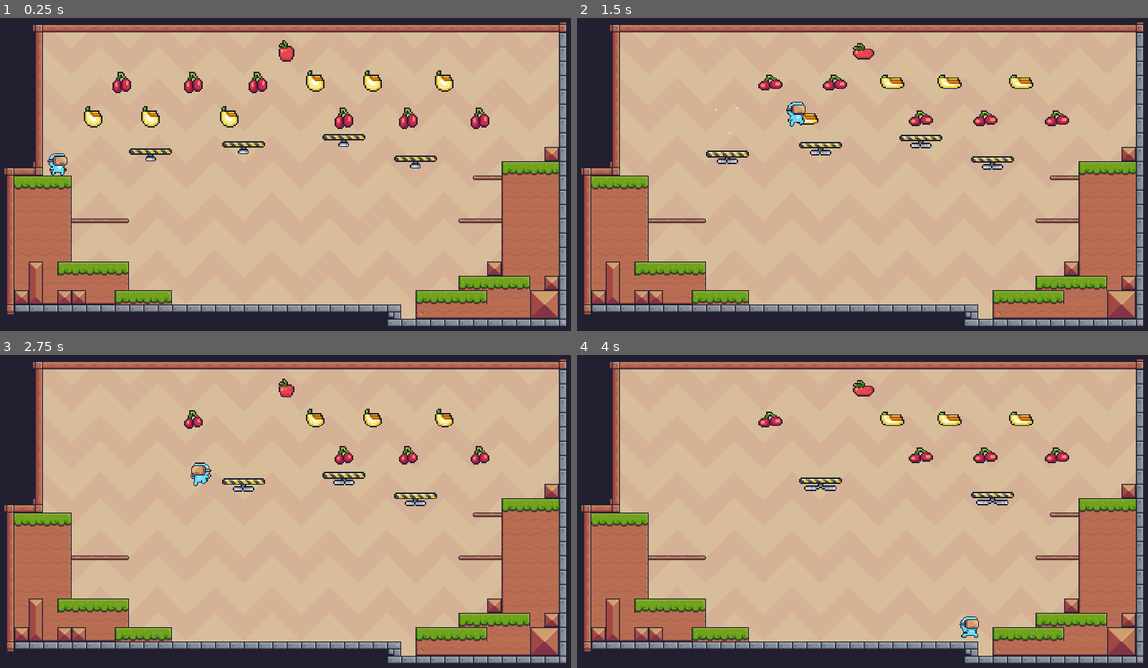
Above: before the commit, frames 1-4 (two rows, left to right).
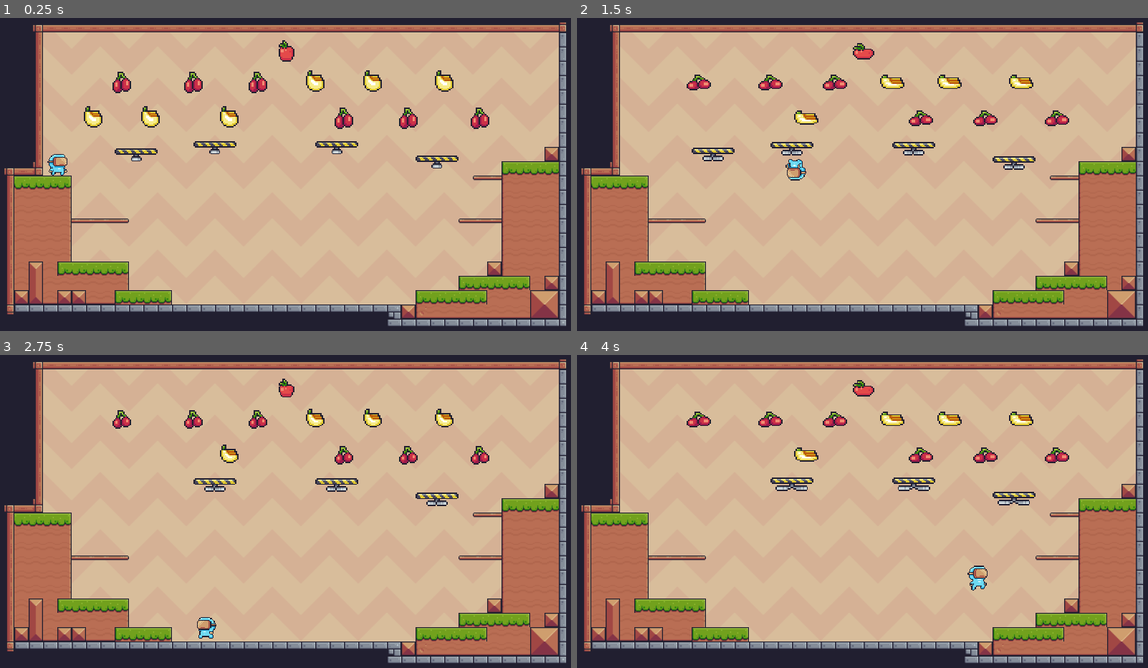
Above: after the commit, the same moments.

Repository: Pnsadeghy/2d_platformer_game_godot
Game: Godot game, scene res://scenes/levels/level_0001.tscn
The game is run twice, just before and just after one commit, with the same random seed, the same clock (stepped at 60 frames per second) and the same inputs.
Inputs:
- Up to frame 1 (0.25 s): no input
- Up to frame 2 (1.5 s): hold Space (jump) 0.53-1.28 s; hold Right (right) from 0.53 s (still down); tap Space (jump) at 1.35 s
- Up to frame 3 (2.75 s): tap Space (jump) at 1.52, 1.82 s; release Right (right) at 2.03 s; hold Left (left) from 2.03 s (still down); hold Space (jump) from 2.03 s (still down)
- Up to frame 4 (4 s): release Left (left) at 2.78 s; release Space (jump) at 2.78 s; hold Right (right) from 2.78 s (still down); tap Space (jump) at 2.85, 3.02, 3.32 s; hold Space (jump) from 3.53 s (still down)

The runs differ from the first frame. In frame 1, 1.3% of the frame differs, in the area x 8-81%, y 37-97%; in frame 2, 2.0%, in the area x 19-81%, y 18-97%; in frame 3, 1.9%; in frame 4, 1.9%.

Commit message:
Feature Double jump

Diff:
--- a/entities/player/player.tscn
+++ b/entities/player/player.tscn
@@ -18,8 +18,9 @@
 [node name="Animator" type="AnimatedSprite2D" parent="."]
 texture_filter = 1
 sprite_frames = ExtResource("2_b3lww")
-animation = &"idle"
-frame_progress = 0.831113
+animation = &"air_jump"
+frame = 5
+frame_progress = 1.0
 
 [node name="CollisionShape2D" type="CollisionShape2D" parent="."]
 position = Vector2(0, 4)
--- a/entities/player/player_animation.tres
+++ b/entities/player/player_animation.tres
@@ -1,5 +1,6 @@
-[gd_resource type="SpriteFrames" load_steps=42 format=3 uid="uid://dg6trrqv2l2wg"]
-
+[gd_resource type="SpriteFrames" load_steps=49 format=3 uid="uid://dg6trrqv2l2wg"]
+
+[ext_resource type="Texture2D" uid="uid://bssdadaxfque8" path="res://assets/Pixel Adventure Sprites/Main Characters/Virtual Guy/Double Jump (32x32).png" id="1_he2l4"]
 [ext_resource type="Texture2D" uid="uid://qphkc4v4idm0" path="res://assets/Pixel Adventure Sprites/Main Characters/Virtual Guy/Fall (32x32).png" id="1_wnefa"]
 [ext_resource type="Texture2D" uid="uid://qq1g3h70ona0" path="res://assets/Pixel Adventure Sprites/Main Characters/Virtual Guy/Hit (32x32).png" id="2_85bek"]
 [ext_resource type="Texture2D" uid="uid://dj35tnd2fld61" path="res://assets/Pixel Adventure Sprites/Main Characters/Virtual Guy/Idle (32x32).png" id="2_knupc"]
@@ -7,6 +8,30 @@
 [ext_resource type="Texture2D" uid="uid://cv3ntldurn2ov" path="res://assets/Pixel Adventure Sprites/Main Characters/Virtual Guy/Run (32x32).png" id="4_56hq4"]
 [ext_resource type="Texture2D" uid="uid://cr6noe32cjued" path="res://assets/Pixel Adventure Sprites/Main Characters/Virtual Guy/Wall Jump (32x32).png" id="6_vyiyd"]
 
+[sub_resource type="AtlasTexture" id="AtlasTexture_3nqpn"]
+atlas = ExtResource("1_he2l4")
+region = Rect2(0, 0, 32, 32)
+
+[sub_resource type="AtlasTexture" id="AtlasTexture_cs0rs"]
+atlas = ExtResource("1_he2l4")
+region = Rect2(32, 0, 32, 32)
+
+[sub_resource type="AtlasTexture" id="AtlasTexture_sakbp"]
+atlas = ExtResource("1_he2l4")
+region = Rect2(64, 0, 32, 32)
+
+[sub_resource type="AtlasTexture" id="AtlasTexture_t20wi"]
+atlas = ExtResource("1_he2l4")
+region = Rect2(96, 0, 32, 32)
+
+[sub_resource type="AtlasTexture" id="AtlasTexture_nya80"]
+atlas = ExtResource("1_he2l4")
+region = Rect2(128, 0, 32, 32)
+
+[sub_resource type="AtlasTexture" id="AtlasTexture_jhlmx"]
+atlas = ExtResource("1_he2l4")
+region = Rect2(160, 0, 32, 32)
+
 [sub_resource type="AtlasTexture" id="AtlasTexture_ytdxd"]
 atlas = ExtResource("2_85bek")
 region = Rect2(0, 0, 32, 32)
@@ -149,6 +174,29 @@
 
 [resource]
 animations = [{
+"frames": [{
+"duration": 1.0,
+"texture": SubResource("AtlasTexture_3nqpn")
+}, {
+"duration": 1.0,
+"texture": SubResource("AtlasTexture_cs0rs")
+}, {
+"duration": 1.0,
+"texture": SubResource("AtlasTexture_sakbp")
+}, {
+"duration": 1.0,
+"texture": SubResource("AtlasTexture_t20wi")
+}, {
+"duration": 1.0,
+"texture": SubResource("AtlasTexture_nya80")
+}, {
+"duration": 1.0,
+"texture": SubResource("AtlasTexture_jhlmx")
+}],
+"loop": false,
+"name": &"air_jump",
+"speed": 25.0
+}, {
 "frames": [{
 "duration": 1.0,
 "texture": ExtResource("1_wnefa")
--- a/modules/state_machine/StateCharacter.gd
+++ b/modules/state_machine/StateCharacter.gd
@@ -4,10 +4,11 @@
 
 # properties
 @export var move_speed := 200.0
-@export var jump_force := 400.0
+@export var jump_force := 330.0
 @export var fall_gravity_scale := 2000.0
 @export var jump_gravity_scale := 980.0
-@export var wall_gravity_scale := 50.0
+@export var wall_gravity_scale := 10.0
+@export var air_jumps_amount := 1
 
 # variables
 var state_machine: StateMachine
@@ -25,6 +26,7 @@
 var hit_state
 var on_wall_state
 var wall_jump_state
+var air_jump_state
 
 # childs
 @onready var animator: AnimatedSprite2D = $Animator
@@ -41,6 +43,7 @@
 	const HitState = preload("res://modules/state_machine/states/character/HitState.gd")
 	const OnWallState = preload("res://modules/state_machine/states/character/OnWallState.gd")
 	const WallJumpState = preload("res://modules/state_machine/states/character/WallJumpState.gd")
+	const AirJumpState = preload("res://modules/state_machine/states/character/AirJumpState.gd")
 
 	idle_state = IdleState.new(state_machine, self)
 	move_state = MoveState.new(state_machine, self)
@@ -49,6 +52,7 @@
 	hit_state = HitState.new(state_machine, self)
 	on_wall_state = OnWallState.new(state_machine, self)
 	wall_jump_state = WallJumpState.new(state_machine, self)
+	air_jump_state = AirJumpState.new(state_machine, self)
 
 func _ready():
 	animator.animation_finished.connect(state_machine.on_animation_finished)
--- /dev/null
+++ b/modules/state_machine/states/character/AirJumpState.gd
@@ -0,0 +1,15 @@
+extends OnAirState
+
+class_name AirJumpState
+
+func _init(state_machine, entity):
+	super._init(state_machine, entity)
+	animation_name = "air_jump"
+
+func on_enter():
+	super.on_enter()
+	entity.on_jump()
+	entity.velocity.y = -entity.jump_force
+
+func on_animation_finished():
+	state_machine.change_state(entity.air_state)
--- a/modules/state_machine/states/character/OnAirState.gd
+++ b/modules/state_machine/states/character/OnAirState.gd
@@ -5,6 +5,7 @@
 var jump_timer
 var can_jump := false
 var was_on_floor = false
+var air_jump_remains := 0
 
 func _init(state_machine, entity):
 	super._init(state_machine, entity)
@@ -32,9 +33,15 @@
 func on_process(delta):
 	if !super.on_process(delta): return false
 
-	if can_jump and entity.jump_requested:
-		state_machine.change_state(entity.jump_state)
-		return false
+	if entity.jump_requested:
+		if can_jump:
+			state_machine.change_state(entity.jump_state)
+			return false
+
+		if air_jump_remains > 0:
+			air_jump_remains -= 1
+			state_machine.change_state(entity.air_jump_state)
+			return false
 
 	if entity.is_facing_wall():
 		if entity.jump_requested or entity.is_input_requested_other_direction():
@@ -57,3 +64,7 @@
 
 func on_jump_timeout():
 	can_jump = false
+
+func reached_ground():
+	was_on_floor = true
+	air_jump_remains = entity.air_jumps_amount
--- a/modules/state_machine/states/character/WallJumpState.gd
+++ b/modules/state_machine/states/character/WallJumpState.gd
@@ -21,7 +21,6 @@
 	timer.one_shot = true
 	entity.add_child(timer)
 	timer.timeout.connect(on_timeout)
-	animation_name = "on_wall"
 
 func on_enter():
 	status = Status.Check
@@ -34,8 +33,6 @@
 	if status == Status.Check:
 		if entity.jump_requested and entity.is_input_requested_other_direction():
 			on_jump()
-		else:
-			entity.velocity.y = 0
 
 func on_timeout():
 	if status == Status.Jump:
@@ -56,4 +53,3 @@
 	entity.on_jump()
 	timer.wait_time = JUMP_TIMEOUT
 	timer.start()
-	entity.play_animation("jump")
--- a/modules/state_machine/states/parent/GroundState.gd
+++ b/modules/state_machine/states/parent/GroundState.gd
@@ -4,7 +4,7 @@
 
 func on_enter():
 	super.on_enter()
-	entity.air_state.was_on_floor = true
+	entity.air_state.reached_ground()
 
 func on_process(delta):
 	super.on_process(delta)
--- a/scenes/levels/level_0001.tscn
+++ b/scenes/levels/level_0001.tscn
@@ -68,18 +68,18 @@
 [node name="Platforms" type="Node2D" parent="."]
 
 [node name="FailingPlatform4" parent="Platforms" instance=ExtResource("7_44brn")]
-position = Vector2(-48, -32)
+position = Vector2(-80, -32)
 
 [node name="FailingPlatform8" parent="Platforms" instance=ExtResource("7_44brn")]
-position = Vector2(64, -40)
+position = Vector2(56, -32)
 
 [node name="FailingPlatform9" parent="Platforms" instance=ExtResource("7_44brn")]
-position = Vector2(144, -16)
+position = Vector2(168, -16)
 
 [node name="FailingPlatform2" parent="Platforms" instance=ExtResource("7_44brn")]
-position = Vector2(-152, -24)
+position = Vector2(-168, -24)
 
 [node name="Walls" type="TileMap" parent="."]
 tile_set = ExtResource("2_js2ky")
 format = 2
-layer_0/tile_data = PackedInt32Array(655378, 65536, 0, 65537 …(8034 unchanged characters)… 58752, 1, 14, 1179648, 1, 13, 1114112, 1)
+layer_0/tile_data = PackedInt32Array(655378, 65536, 0, 65537 …(8034 unchanged characters)… 58752, 1, 14, 1179648, 1, 13, 1114112, 1, 589832, 786432, 1)
